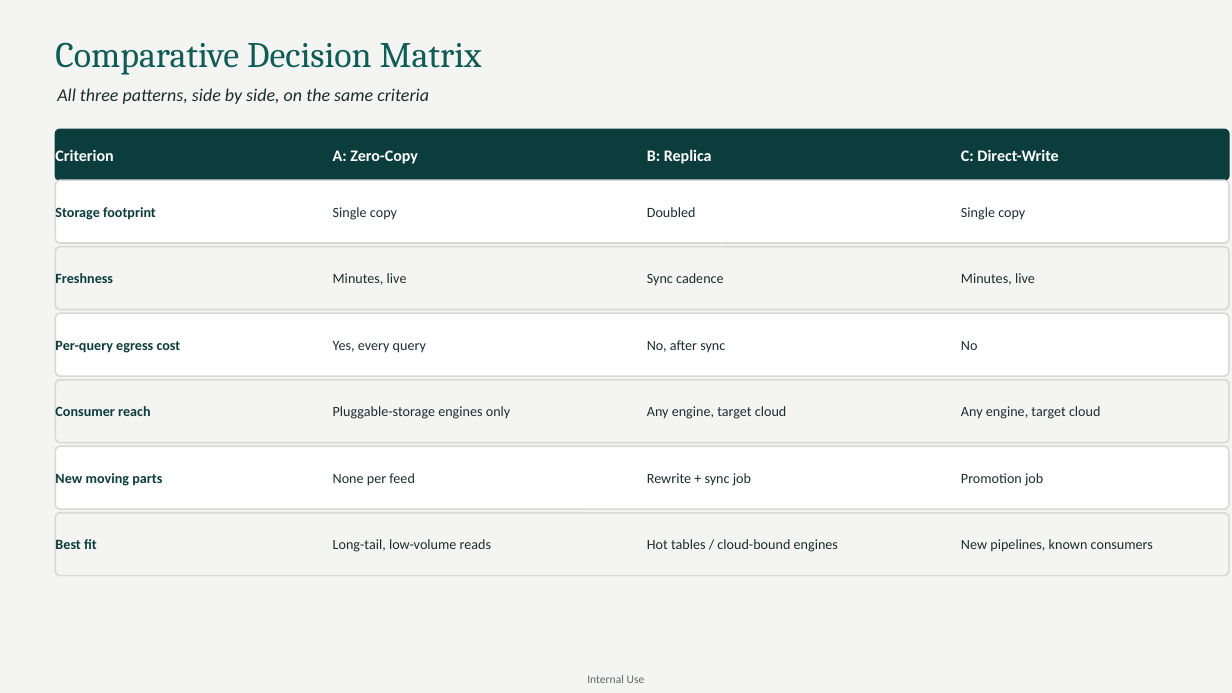
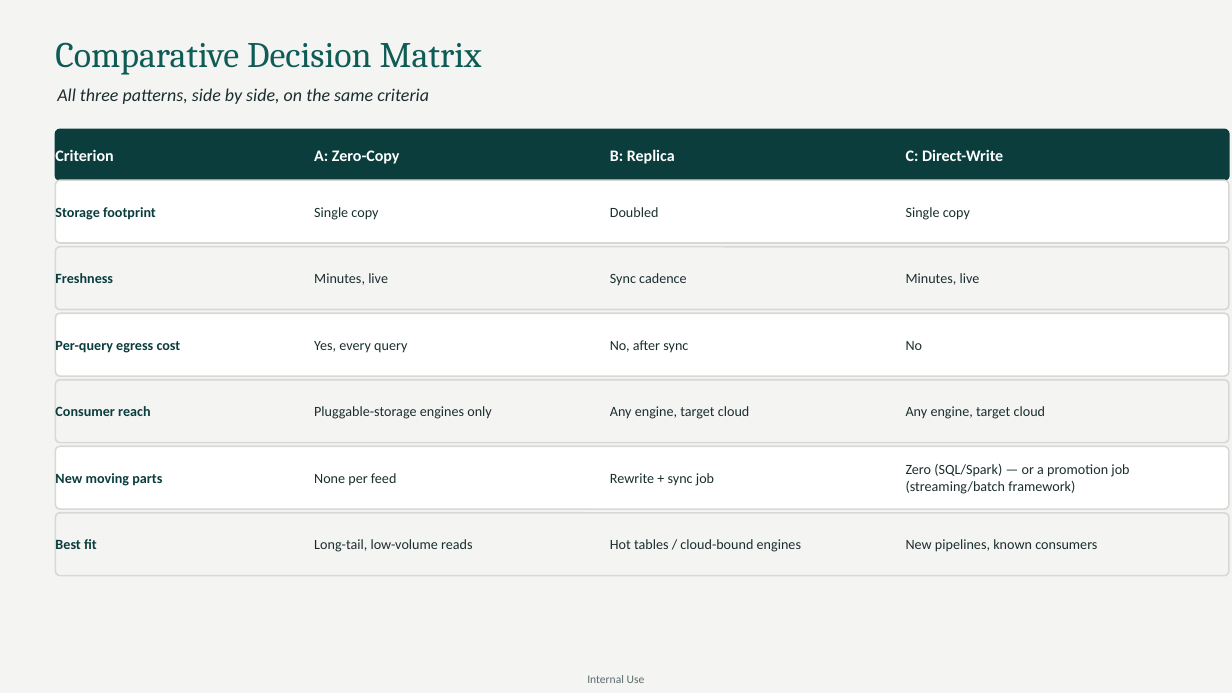
Before and after one commit to jeremydegardeyn/iceberg-zero-copy-poc, a slide deck: slide 16 of docs/iceberg-zero-copy-poc-story.pptx. Drawn at 1232x693 pixels with LibreOffice and Linux fonts; fonts in the diff are those of the drawing. Boxes give left, top, right and bottom in pixels: in the first picture for what was removed or moved away, otherwise in the second. Text is boxed around its words. In the diff, an @@ line names an element or a change of style, - is before the commit and + after.

```diff
--- a/docs/iceberg-zero-copy-poc-story.pptx
+++ b/docs/iceberg-zero-copy-poc-story.pptx
@@ text "A: Zero-Copy": place and size @@
-text "A: Zero-Copy" at <box>333,150,418,164</box>
+text "A: Zero-Copy" at <box>314,150,400,164</box>
@@ text "B: Replica": place and size @@
-text "B: Replica" at <box>647,149,712,164</box>
+text "B: Replica" at <box>610,149,675,164</box>
@@ text "C: Direct-Write": place and size @@
-text "C: Direct-Write" at <box>961,149,1058,161</box>
+text "C: Direct-Write" at <box>906,149,1003,161</box>
@@ text "Single copy": place and size @@
-text "Single copy" at <box>333,207,397,220</box>
+text "Single copy" at <box>314,207,378,220</box>
@@ text "Doubled": place and size @@
-text "Doubled" at <box>647,207,696,217</box>
+text "Doubled" at <box>610,207,659,217</box>
@@ text "Single copy": place and size @@
-text "Single copy" at <box>961,207,1025,220</box>
+text "Single copy" at <box>906,207,970,220</box>
@@ text "Minutes, live": place and size @@
-text "Minutes, live" at <box>333,273,407,285</box>
+text "Minutes, live" at <box>314,273,388,285</box>
@@ text "Sync cadence": place and size @@
-text "Sync cadence" at <box>647,273,724,285</box>
+text "Sync cadence" at <box>610,273,687,285</box>
@@ text "Minutes, live": place and size @@
-text "Minutes, live" at <box>961,273,1035,285</box>
+text "Minutes, live" at <box>906,273,980,285</box>
@@ text "Yes, every query": place and size @@
-text "Yes, every query" at <box>333,341,426,353</box>
+text "Yes, every query" at <box>314,341,407,353</box>
@@ text "No, after sync": place and size @@
-text "No, after sync" at <box>647,340,725,353</box>
+text "No, after sync" at <box>610,340,688,353</box>
@@ text "No": place and size @@
-text "No" at <box>961,341,978,350</box>
+text "No" at <box>906,341,923,350</box>
@@ text "Pluggable-storage engines only": place and size @@
-text "Pluggable-storage engines only" at <box>333,406,511,419</box>
+text "Pluggable-storage engines only" at <box>314,406,492,419</box>
@@ text "Any engine, target cloud": place and size @@
-text "Any engine, target cloud" at <box>647,406,787,419</box>
+text "Any engine, target cloud" at <box>610,406,750,419</box>
@@ text "Any engine, target cloud": place and size @@
-text "Any engine, target cloud" at <box>961,406,1101,419</box>
+text "Any engine, target cloud" at <box>906,406,1046,419</box>
@@ text "None per feed": place and size @@
-text "None per feed" at <box>333,473,414,486</box>
+text "None per feed" at <box>314,473,396,486</box>
@@ text "Rewrite + sync job": place and size @@
-text "Rewrite + sync job" at <box>647,473,751,486</box>
+text "Rewrite + sync job" at <box>610,473,714,486</box>
@@ text at <box>906,464,1129,494</box>: text changed @@
-Promotion job
+Zero (SQL/Spark) — or a promotion job (streaming/batch framework)
@@ text "Long-tail, low-volume reads": place and size @@
-text "Long-tail, low-volume reads" at <box>333,539,492,552</box>
+text "Long-tail, low-volume reads" at <box>314,539,473,552</box>
@@ text "Hot tables / cloud-bound engines": place and size @@
-text "Hot tables / cloud-bound engines" at <box>647,539,838,552</box>
+text "Hot tables / cloud-bound engines" at <box>610,539,801,552</box>
@@ text "New pipelines, known consumers": place and size @@
-text "New pipelines, known consumers" at <box>961,539,1153,552</box>
+text "New pipelines, known consumers" at <box>906,539,1097,552</box>
```
Also in this commit, not shown: 7 slides added, 2 slides removed.
